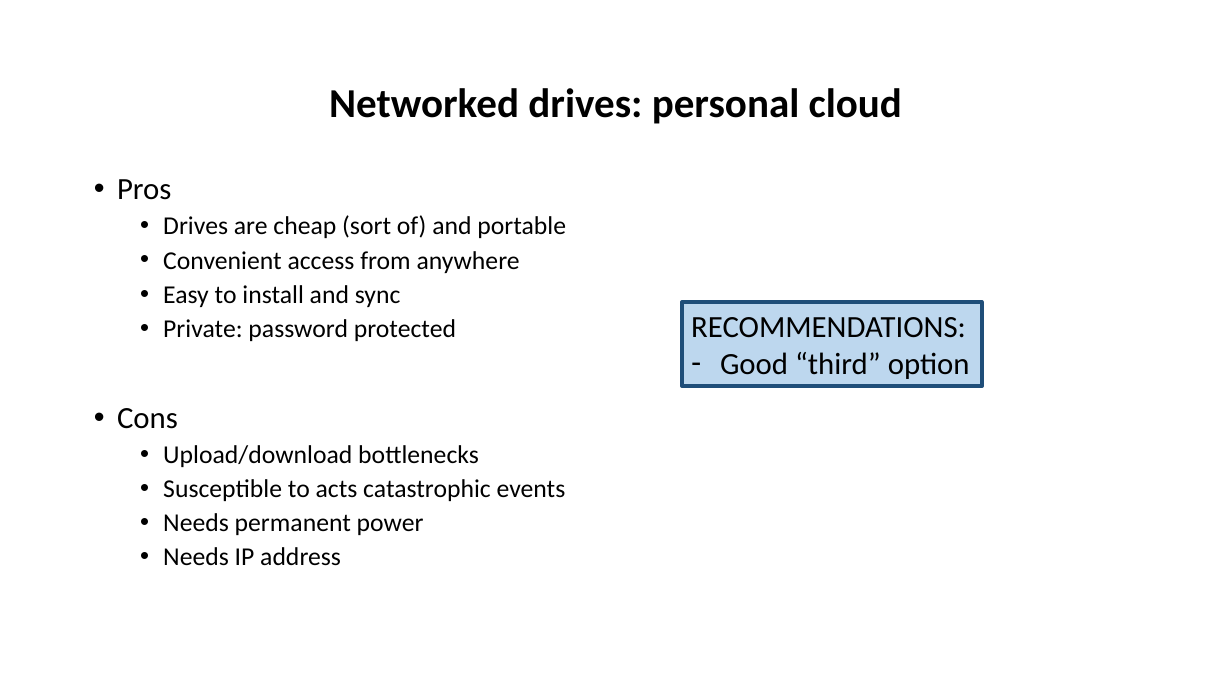
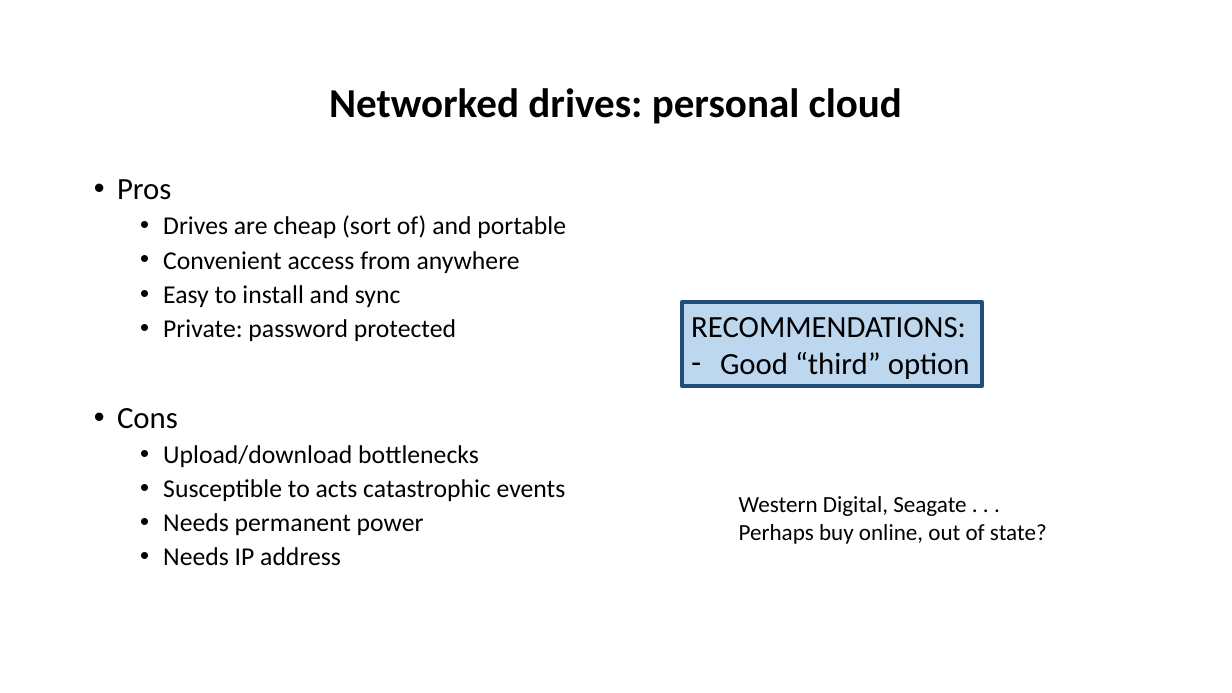
Before and after one commit to tibbben/teaching.data.literacy, a slide deck: slide 22 of UM_DataManagementClass/Lessons/05/05_FirstMeeting.pptx (slide 21 before the commit). Drawn at 1232x693 pixels with LibreOffice and Linux fonts; fonts in the diff are those of the drawing. Boxes give left, top, right and bottom in pixels: in the first picture for what was removed or moved away, otherwise in the second. Text is boxed around its words. In the diff, an @@ line names an element or a change of style, - is before the commit and + after.

```diff
--- a/UM_DataManagementClass/Lessons/05/05_FirstMeeting.pptx
+++ b/UM_DataManagementClass/Lessons/05/05_FirstMeeting.pptx
@@ text added at bbox=[739, 496, 1047, 544], 18 pt, text #000000 @@
+Western Digital, Seagate . . .
+Perhaps buy online, out of state?
```
Also in this commit, not shown: 9 other slides changed, 1 slide added, 2 other files.
